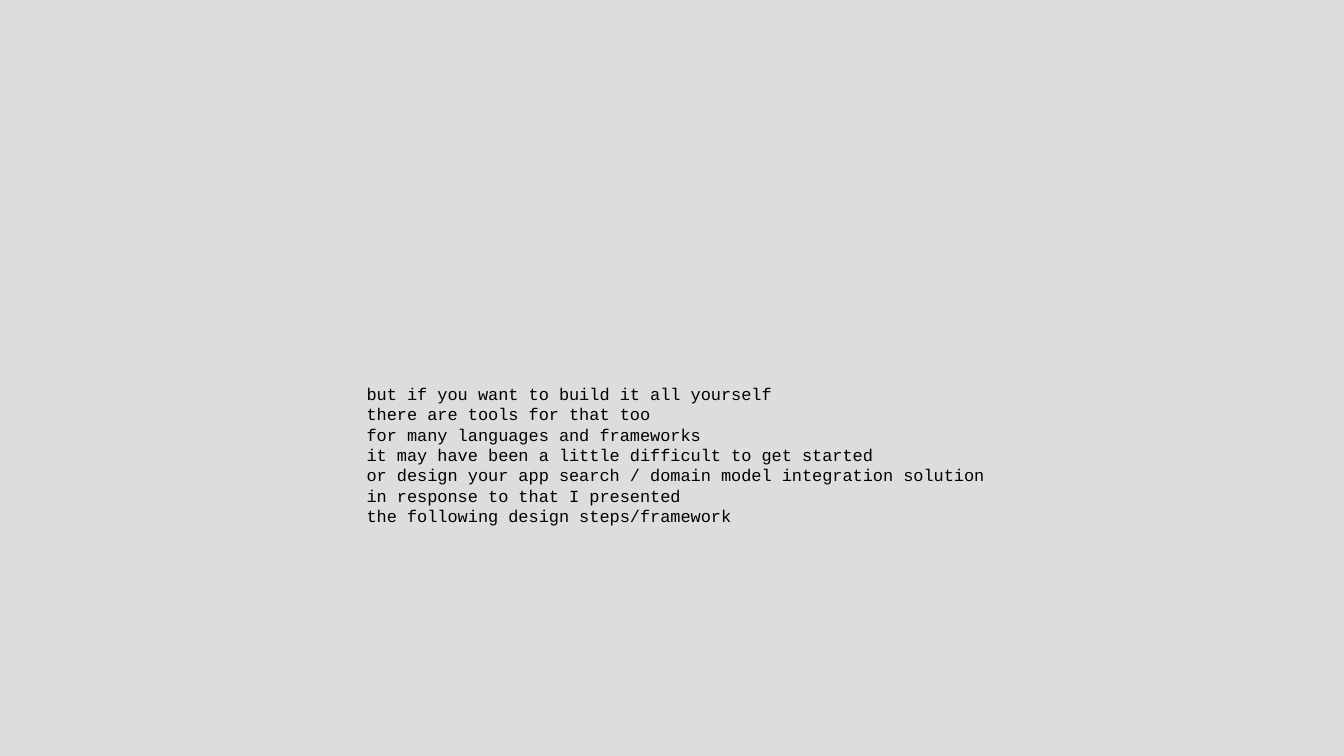
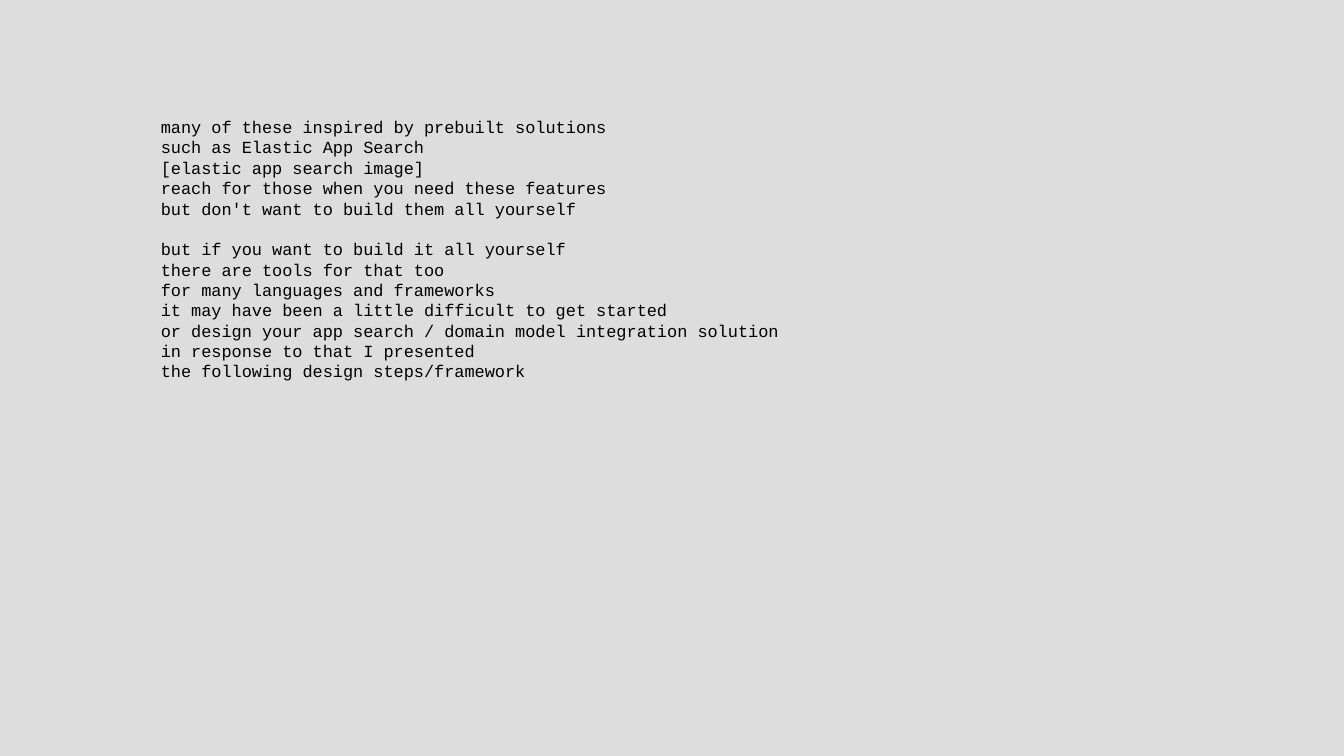
Before and after one commit to chriscressman/architecting-a-search-feature, a slide deck: slide 123 of presentation.odp (slide 126 before the commit). Drawn at 1344x756 pixels with LibreOffice and Linux fonts; fonts in the diff are those of the drawing. Boxes give left, top, right and bottom in pixels: in the first picture for what was removed or moved away, otherwise in the second. Text is boxed around its words. In the diff, an @@ line names an element or a change of style, - is before the commit and + after.

Commit message:
update presentation slides

```diff
--- a/presentation.odp
+++ b/presentation.odp
@@ text "many of these inspired by ...": place and size @@
-text "many of these inspired by ..." at [367,387,984,526]
+text "many of these inspired by ..." at [161,121,779,381]
@@ text at [161,121,606,219]: paragraphs added @@
+many of these inspired by prebuilt solutions
+such as Elastic App Search
+[elastic app search image]
+reach for those when you need these features
+but don't want to build them all yourself
```
Also in this commit, not shown: 13 other slides changed, 1 slide added, 4 slides removed.
